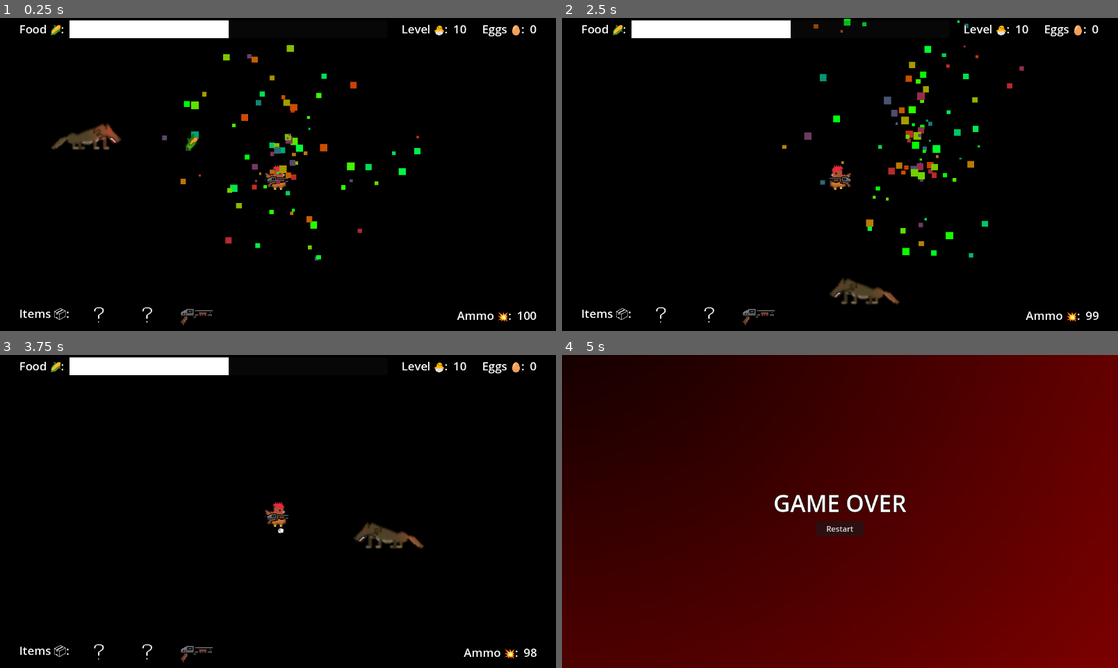
Above: before the commit, frames 1-4 (two rows, left to right).
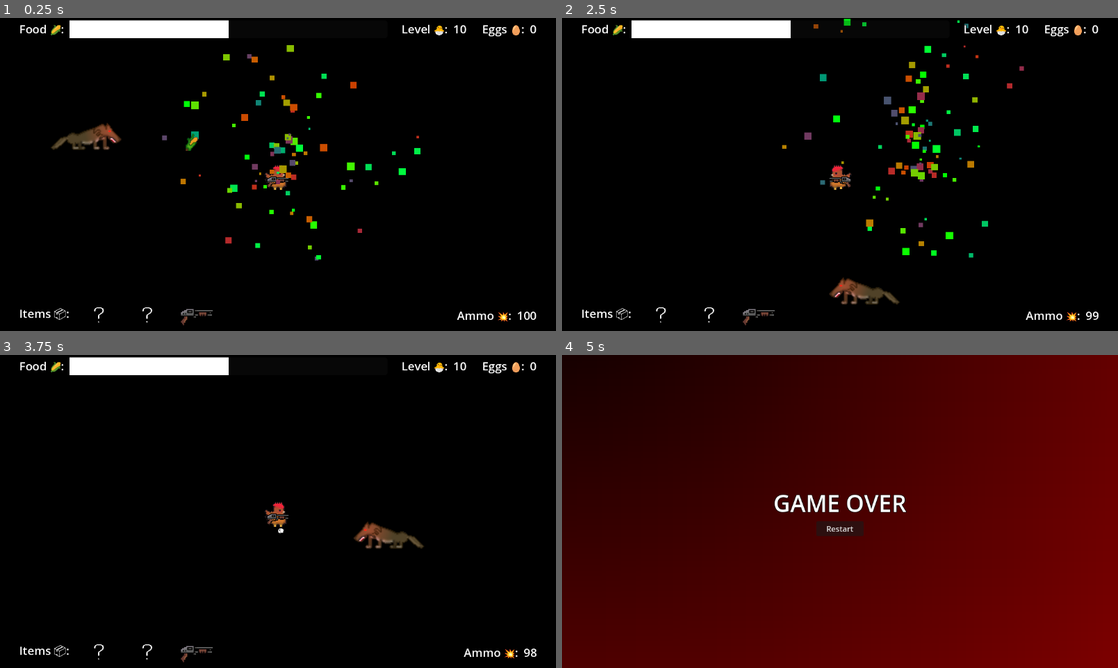
Above: after the commit, the same moments.

Repository: jackfruitgames/chickeeen
Game: Godot game, scene res://scenes/testscene/testscene.tscn
The game is run twice, just before and just after one commit, with the same random seed, the same clock (stepped at 60 frames per second) and the same inputs. This scene is started directly instead of the project's main scene.
Inputs:
- Up to frame 1 (0.25 s): no input
- Up to frame 2 (2.5 s): hold Up (move_up) 0.53-2.03 s; tap E (lay_egg) at 0.6 s; tap Q (shoot) at 1.35 s; hold Left (move_left) from 2.03 s (still down); tap Space (sprint) at 2.1 s
- Up to frame 3 (3.75 s): tap E (lay_egg) at 2.85 s; release Left (move_left) at 3.53 s; hold Down (move_down) from 3.53 s (still down); tap Q (shoot) at 3.6 s
- Up to frame 4 (5 s): release Down (move_down) at 4.28 s; hold Right (move_right) from 4.28 s (still down); tap Space (sprint) at 4.35 s

The runs differ from the first frame. In frame 2, 0.3% of the frame differs, in the area x 48-61%, y 83-92%; in frame 3, 0.3%; in frame 4, nothing differs.
Error in both runs: Cannot call method 'change_scene_to_file' on a null value. (res://scenes/wolf/wolfCollider.gd:9)

Commit message:
Make the ass of the wolf not glowing 💡🐺🍑
Co-Authored-By: Benj Fassbind <randombenj@gmail.com>

Diff:
--- a/scenes/wolf/movement.gd
+++ b/scenes/wolf/movement.gd
@@ -26,4 +26,6 @@
 			var target_direction = (next_direction - current_enemy_position).normalized()
 			wolf.velocity = target_direction * ((SPEED + rng.randi_range(100, 2000)) * delta)
 			get_parent().get_node("Sprite2D").flip_h = target_direction.x < 0
+			get_parent().get_node("PointLight2DLeft").visible = target_direction.x < 0
+			get_parent().get_node("PointLight2D").visible = not target_direction.x < 0
 			wolf.move_and_slide()
--- a/scenes/wolf/wolf.tscn
+++ b/scenes/wolf/wolf.tscn
@@ -4,10 +4,6 @@
 [ext_resource type="Script" path="res://scenes/wolf/wolfCollider.gd" id="2_htlh1"]
 [ext_resource type="Script" path="res://scenes/wolf/movement.gd" id="3_7ieju"]
 [ext_resource type="Script" path="res://scenes/wolf/killOnDay.gd" id="4_5u0x1"]
-
-[sub_resource type="CapsuleShape2D" id="CapsuleShape2D_q5wqx"]
-radius = 5.0
-height = 38.0
 
 [sub_resource type="Gradient" id="Gradient_l6dnh"]
 offsets = PackedFloat32Array(0, 0.012766, 1)
@@ -21,9 +17,24 @@
 fill_from = Vector2(0.525641, 0.508547)
 fill_to = Vector2(0.807692, 0.179487)
 
+[sub_resource type="CapsuleShape2D" id="CapsuleShape2D_q5wqx"]
+radius = 5.0
+height = 38.0
+
 [node name="wolf" type="CharacterBody2D" groups=["wolf"]]
 collision_layer = 19
 collision_mask = 19
+
+[node name="PointLight2DLeft" type="PointLight2D" parent="."]
+visible = false
+position = Vector2(-13, -2)
+color = Color(1, 0.2, 0.243137, 1)
+texture = SubResource("GradientTexture2D_ijiim")
+
+[node name="PointLight2D" type="PointLight2D" parent="."]
+position = Vector2(13, -2)
+color = Color(1, 0.2, 0.243137, 1)
+texture = SubResource("GradientTexture2D_ijiim")
 
 [node name="Sprite2D" type="Sprite2D" parent="."]
 scale = Vector2(0.5, 0.5)
@@ -42,8 +53,3 @@
 [node name="NavigationAgent2D" type="NavigationAgent2D" parent="."]
 debug_path_custom_line_width = 10.0
 script = ExtResource("3_7ieju")
-
-[node name="PointLight2D" type="PointLight2D" parent="."]
-position = Vector2(14, -2)
-color = Color(1, 0.2, 0.243137, 1)
-texture = SubResource("GradientTexture2D_ijiim")
